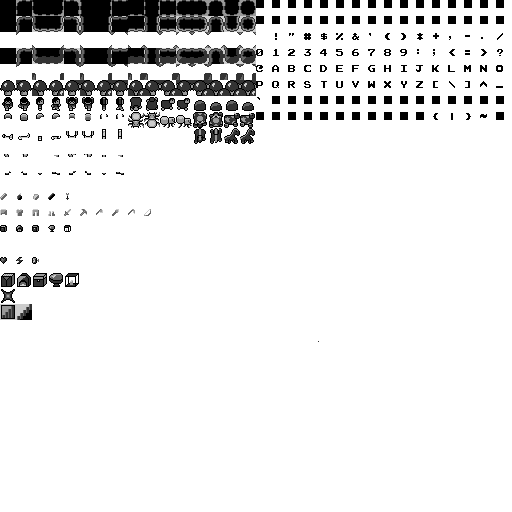
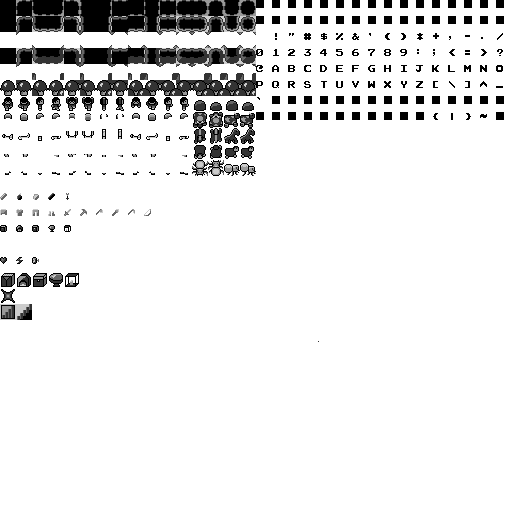
Layered file, before and after one edit (512x512). Changes by layer:
painted on "spritesheet.png" over [128, 97, 256, 176]
